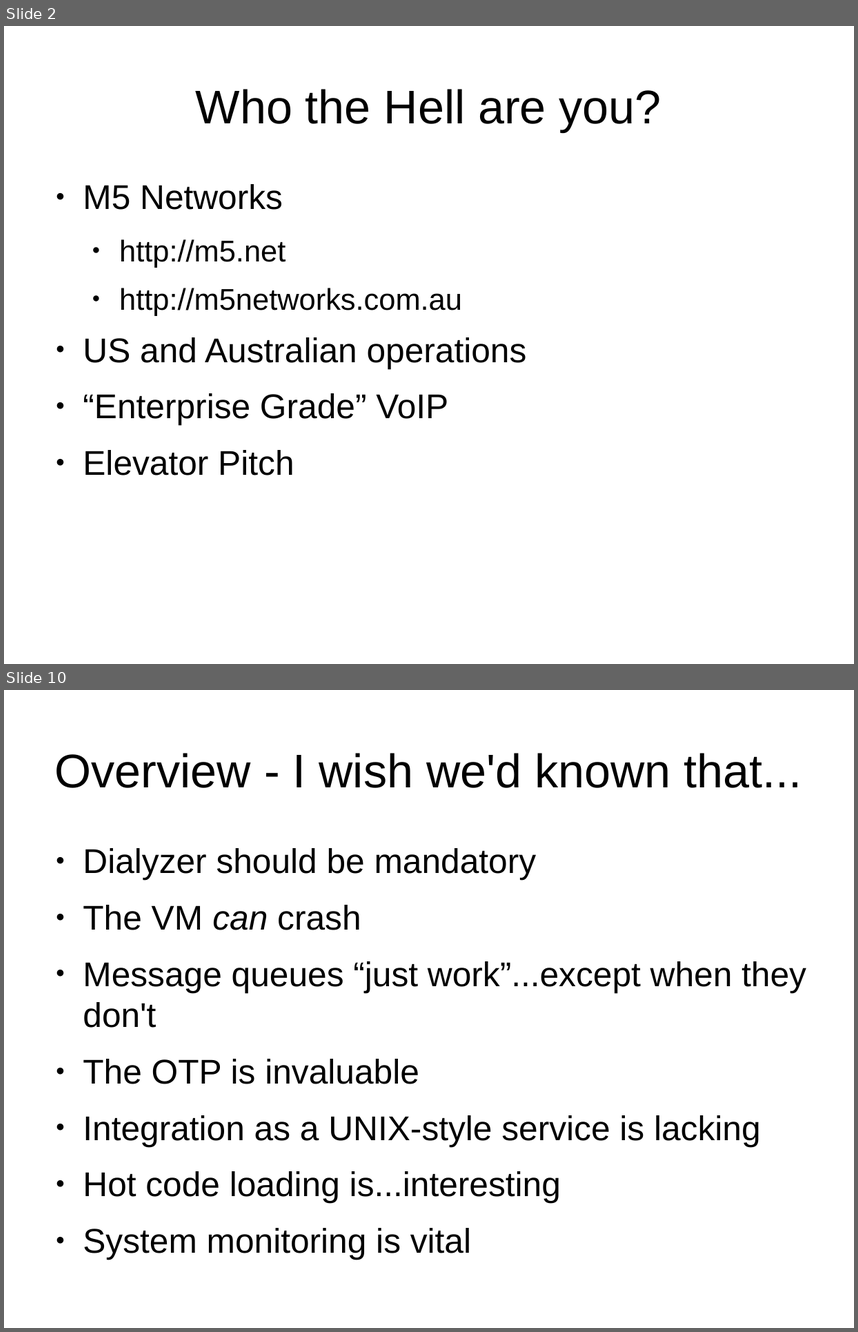
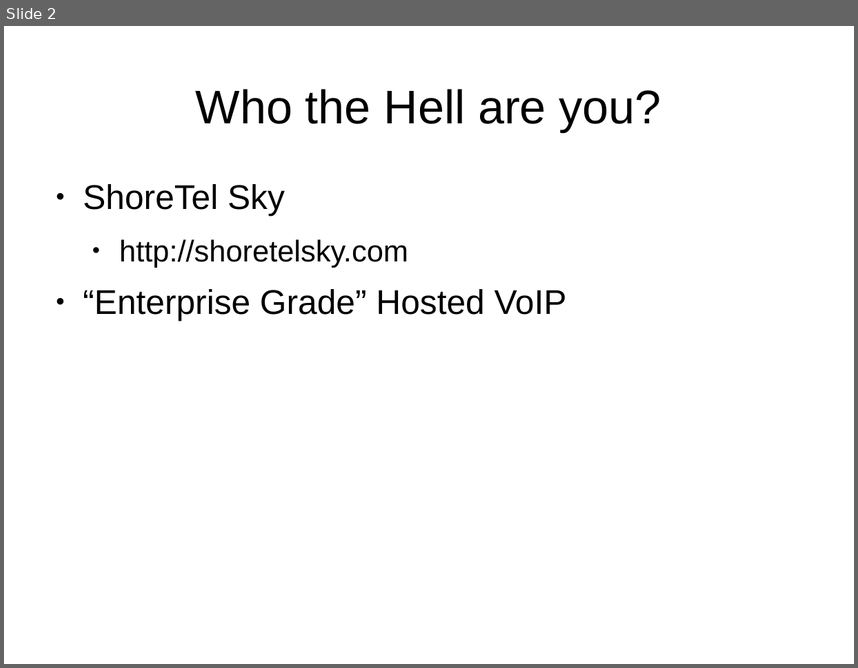
Before and after one commit to bernardd/OTPworkshop, a slide deck: Slides.odp. Shown one above the other, each under a label of ours: slides 2 and 10 before the commit, slide 2 after it; the slides between them are not shown. The pictures are 858x1332 and 858x668 pixels, drawn with LibreOffice and Linux fonts; fonts in the diff are those of the drawing. Boxes give left, top, right and bottom in pixels: in the first picture for what was removed or moved away, otherwise in the second. Text is boxed around its words. In the diff, an @@ line names an element or a change of style, - is before the commit and + after.

```diff
--- a/Slides.odp
+++ b/Slides.odp
@@ slide 10 removed at bbox=[4, 690, 854, 1328], background #FFFFFF @@
@@ title removed at bbox=[55, 753, 802, 788] @@
-Overview - I wish we'd known that...
@@ text removed at bbox=[83, 848, 806, 1259] @@
-● Dialyzer should be mandatory
-● The VM can crash
-● Message queues “just work”...except when they don't
-● The OTP is invaluable
-● Integration as a UNIX-style service is lacking
-● Hot code loading is...interesting
-● System monitoring is vital
@@ slide 2 changed as well @@
@@ text at bbox=[83, 184, 567, 320]: text changed @@
-● M5 Networks
-  ● http://m5.net
-  ● http://m5networks.com.au
-● US and Australian operations
-● “Enterprise Grade” VoIP
-● Elevator Pitch
+● ShoreTel Sky
+  ● http://shoretelsky.com
+● “Enterprise Grade” Hosted VoIP
```
Also in this commit, not shown: 9 slides added, 39 other slides removed.
